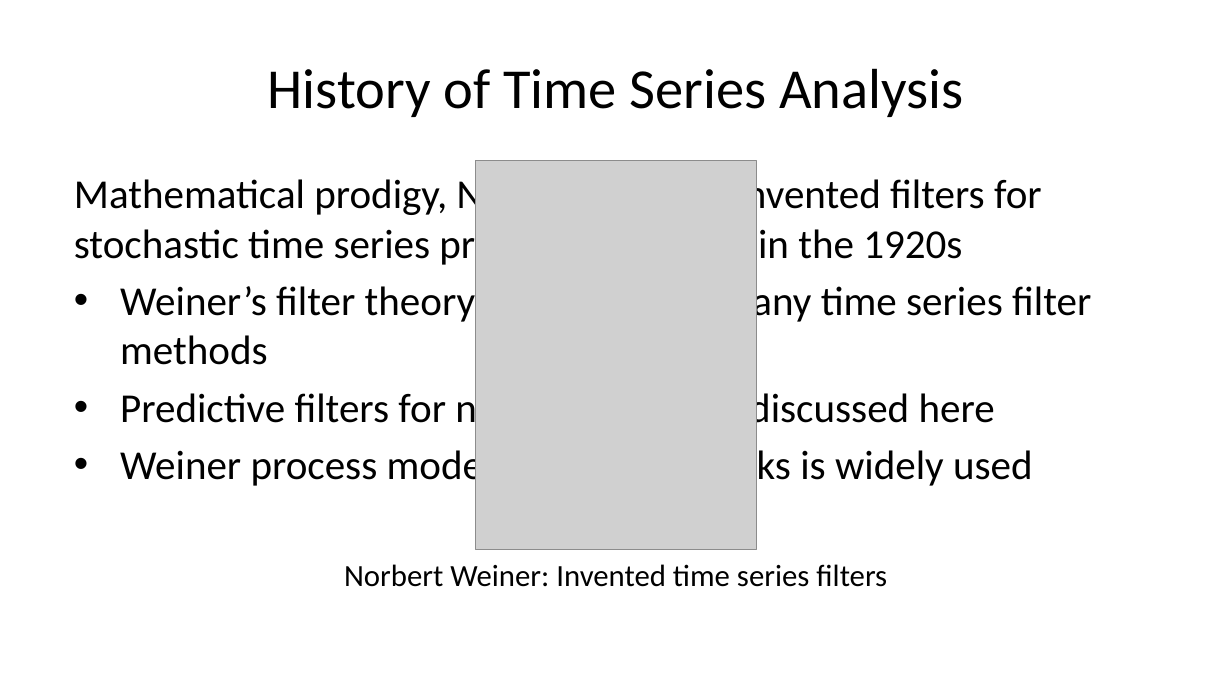
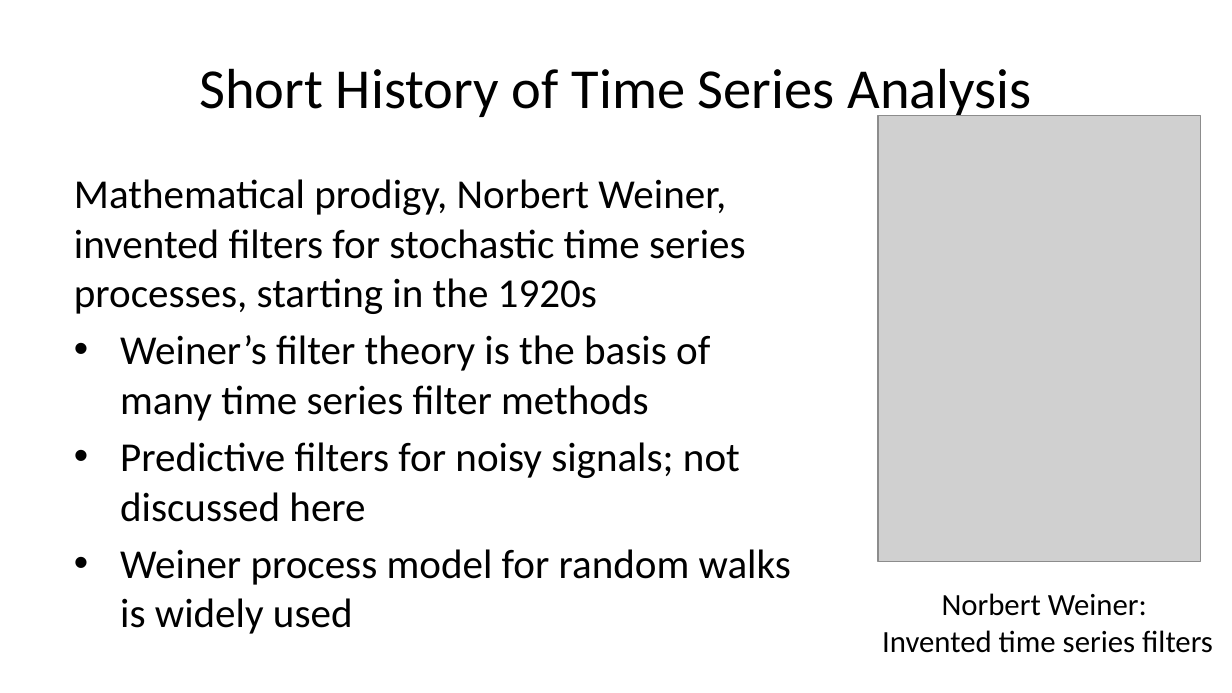
Before and after one commit to StephenElston/CSCI-E-83, a slide deck: slide 8 of LectureSlides/11_IntroductionToTimeSeries.pptx. Drawn at 1232x693 pixels with LibreOffice and Linux fonts; fonts in the diff are those of the drawing; grey boxes stand for pictures. Boxes give left, top, right and bottom in pixels: in the first picture for what was removed or moved away, otherwise in the second. Text is boxed around its words. In the diff, an @@ line names an element or a change of style, - is before the commit and + after.

```diff
--- a/LectureSlides/11_IntroductionToTimeSeries.pptx
+++ b/LectureSlides/11_IntroductionToTimeSeries.pptx
@@ title at (199, 68, 1031, 121): text changed @@
-History of Time Series Analysis
+Short History of Time Series Analysis
@@ picture: place and size @@
-picture at (476, 161, 756, 549)
+picture at (878, 116, 1201, 562)
@@ text "Mathematical prodigy, Norbert Weiner, invented ..." rewrapped from (74, 175, 1091, 490) to (74, 179, 791, 634) @@
@@ text at (882, 593, 1213, 653): text changed @@
-Norbert Weiner: Invented time series filters
+Norbert Weiner:
+Invented time series filters
```
Also in this commit, not shown: 18 other slides changed.
